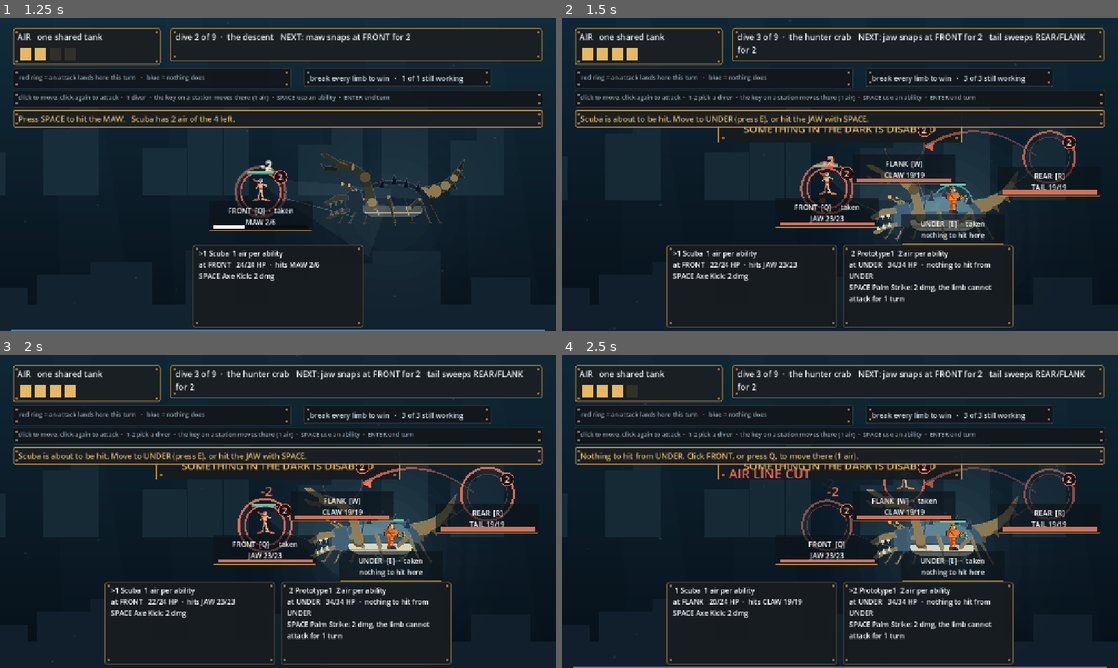
Above: before the commit, frames 1-4 (two rows, left to right).
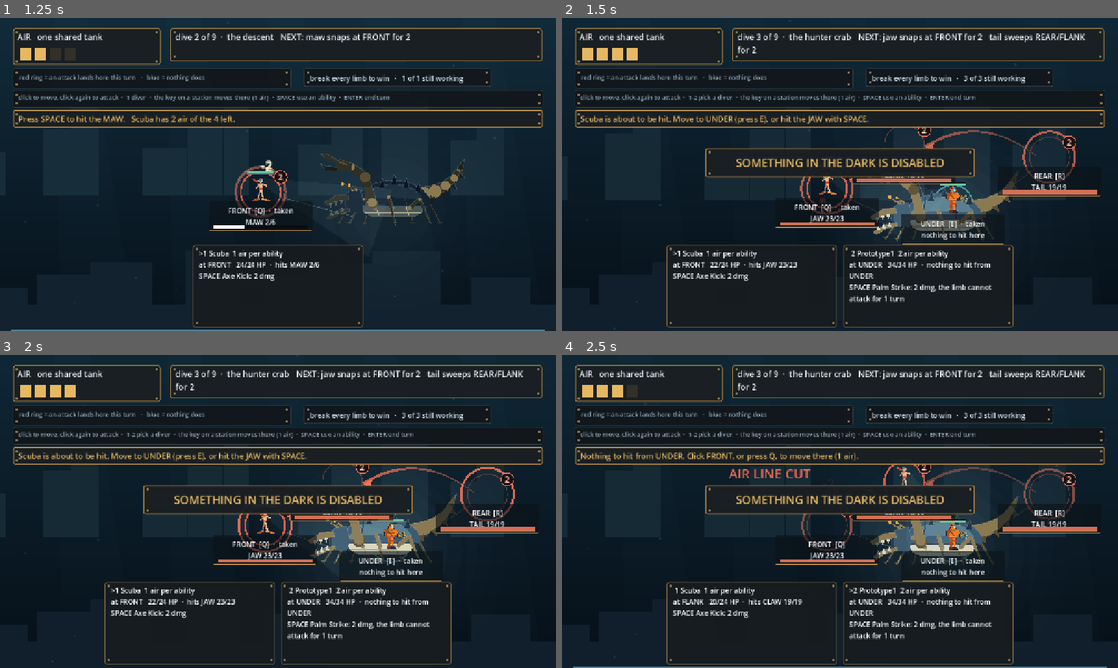
Above: after the commit, the same moments.

Repository: ImmortalDemonGod/salvage
Game: Godot game, scene res://game/main.tscn
Two runs of this game, one before a commit and one after it. Both use one fixed random seed, a clock stepped at 60 frames per second and the inputs below.
Inputs (mouse positions are in pixels of both pictures, inside the frame that each line leads up to):
- Up to frame 1 (1.25 s): tap Enter at 0.5 s; move the mouse to (400, 158) at 0.52 s; hold W from 0.53 s (still down); tap 1 at 0.6 s; click (400, 158) at 0.67 s; tap Space at 0.77 s
- Up to frame 2 (1.5 s): release W at 1.25 s; tap Enter at 1.25 s; drag from (728, 190) to (812, 237) at 1.27 s
- Up to frame 3 (2 s): no input
- Up to frame 4 (2.5 s): tap Enter at 2 s; move the mouse to (895, 442) at 2.02 s; hold W from 2.03 s (still down); tap 3 at 2.1 s

Frame 1 is identical in both runs. In frame 2, 2.5% of the frame differs, in the area x 25-75%, y 34-52%; in frame 3, 2.7%; in frame 4, 2.7%.

Commit message:
the win banner belongs on top of the screen, not under it
It was painted in _draw, which sits under every Control, so lengthening
the hold to something a person could actually notice just made it collide
with the prompt band. As a panel it draws above the HUD, sits over the
board where a win moment belongs, and the layout gate can see it well
enough to catch the next collision itself.

Diff:
--- a/game/main.gd
+++ b/game/main.gd
@@ -42,6 +42,7 @@
 var ui_tanks: Array = []
 var ui_log: Label
 var ui_step: Label
+var ui_won: Label
 var ui_intent: Label
 var ui_help: Label
 var ui_scene: Label
@@ -322,6 +323,21 @@
 	help_panel.add_theme_stylebox_override("panel", skin_quiet())
 	_rivet(help_panel)
 	add_child(help_panel)
+	var won_panel := Panel.new()
+	won_panel.name = "won_panel"
+	won_panel.size = Vector2(620, 66)
+	won_panel.position = Vector2(330, 300)
+	won_panel.add_theme_stylebox_override("panel", skin_primary())
+	_rivet(won_panel)
+	add_child(won_panel)
+	ui_won = Label.new()
+	ui_won.name = "label"
+	ui_won.set_anchors_preset(Control.PRESET_FULL_RECT)
+	ui_won.horizontal_alignment = HORIZONTAL_ALIGNMENT_CENTER
+	ui_won.vertical_alignment = VERTICAL_ALIGNMENT_CENTER
+	ui_won.add_theme_font_size_override("font_size", 26)
+	ui_won.add_theme_color_override("font_color", BRASS_LIT)
+	won_panel.add_child(ui_won)
 	var step_panel := Panel.new()
 	step_panel.name = "step_panel"
 	step_panel.size = Vector2(1220, 40)
@@ -521,6 +537,7 @@
 		_hold -= dt
 		if _hold <= 0.0:
 			_won = ""
+			_refresh()
 	# the board breathes even when nothing is happening, so a turn spent
 	# thinking is not a still image
 	queue_redraw()
@@ -620,6 +637,9 @@
 
 func _refresh() -> void:
 	_auto_select()
+	if ui_won != null:
+		ui_won.text = _won
+		ui_won.get_parent().visible = _won != ""
 	_stamp_title()
 	_voice()
 	_recent()
@@ -1335,21 +1355,6 @@
 	# anywhere on the creature means hit what you are standing next to
 	player_ability(0)
 
-func _draw_banner() -> void:
-	var f: Font = ThemeDB.fallback_font
-	var w: Vector2 = size.max(DESIGN)
-	var a: float = clampf(_hold / 0.9, 0.0, 1.0)
-	var wide := 560.0
-	var at := Vector2(w.x * 0.5 - wide * 0.5, 224.0)
-	draw_rect(Rect2(at, Vector2(wide, 62)), Color(PLATE.r, PLATE.g, PLATE.b, 0.95 * a))
-	draw_rect(Rect2(at, Vector2(wide, 62)), Color(BRASS.r, BRASS.g, BRASS.b, a), false, 2.0)
-	for c in [at + Vector2(8, 8), at + Vector2(wide - 13, 8),
-			at + Vector2(8, 49), at + Vector2(wide - 13, 49)]:
-		draw_rect(Rect2(c, Vector2(5, 5)), Color(RIVET.r, RIVET.g, RIVET.b, a))
-	draw_string(f, at + Vector2(0, 40), _won, HORIZONTAL_ALIGNMENT_CENTER, wide, 24,
-		Color(BRASS_LIT.r, BRASS_LIT.g, BRASS_LIT.b, a))
-
-# who is standing here, said the same way everywhere
 func here_free(st: int) -> String:
 	for d in combat.divers:
 		if not d.down and int(d.station) == st:
@@ -1379,8 +1384,7 @@
 	if run != null and run.finished:
 		_draw_ending()
 		return
-	if _won != "" and combat == null:
-		_draw_banner()
+
 	if run != null and run.puzzle != null:
 		_draw_lock(run.puzzle)
 		return
@@ -1475,8 +1479,6 @@
 		if d.down:
 			continue
 		Art.draw_diver(self, d.cost, diver_foot(d) + fx.diver_offset(int(d.id)) + fx.idle(int(d.id)), DIVER_SCALE, 1)
-	if _won != "":
-		_draw_banner()
 	_draw_windup()
 	_draw_bars()
 	_draw_fx()
